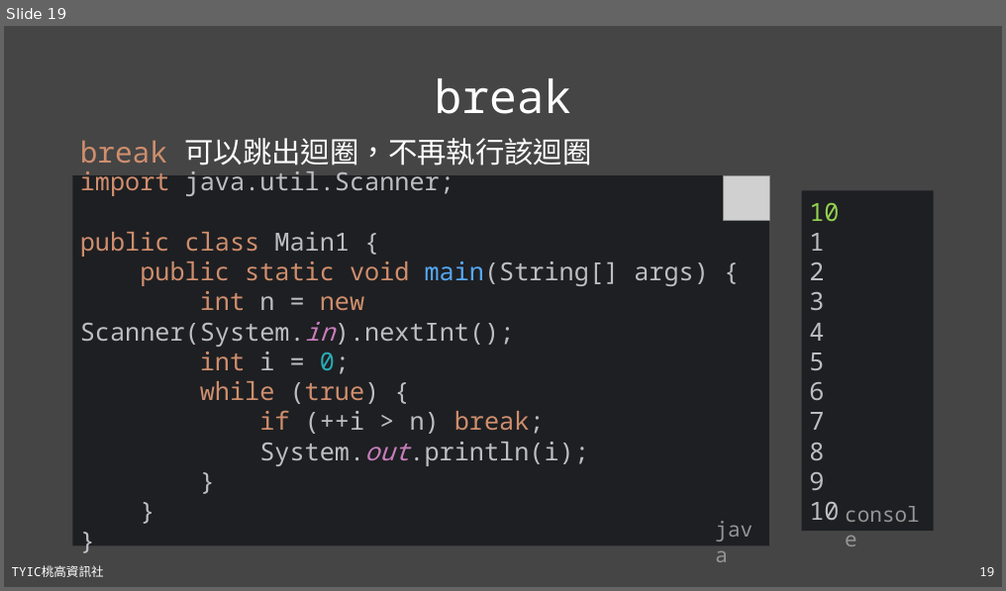
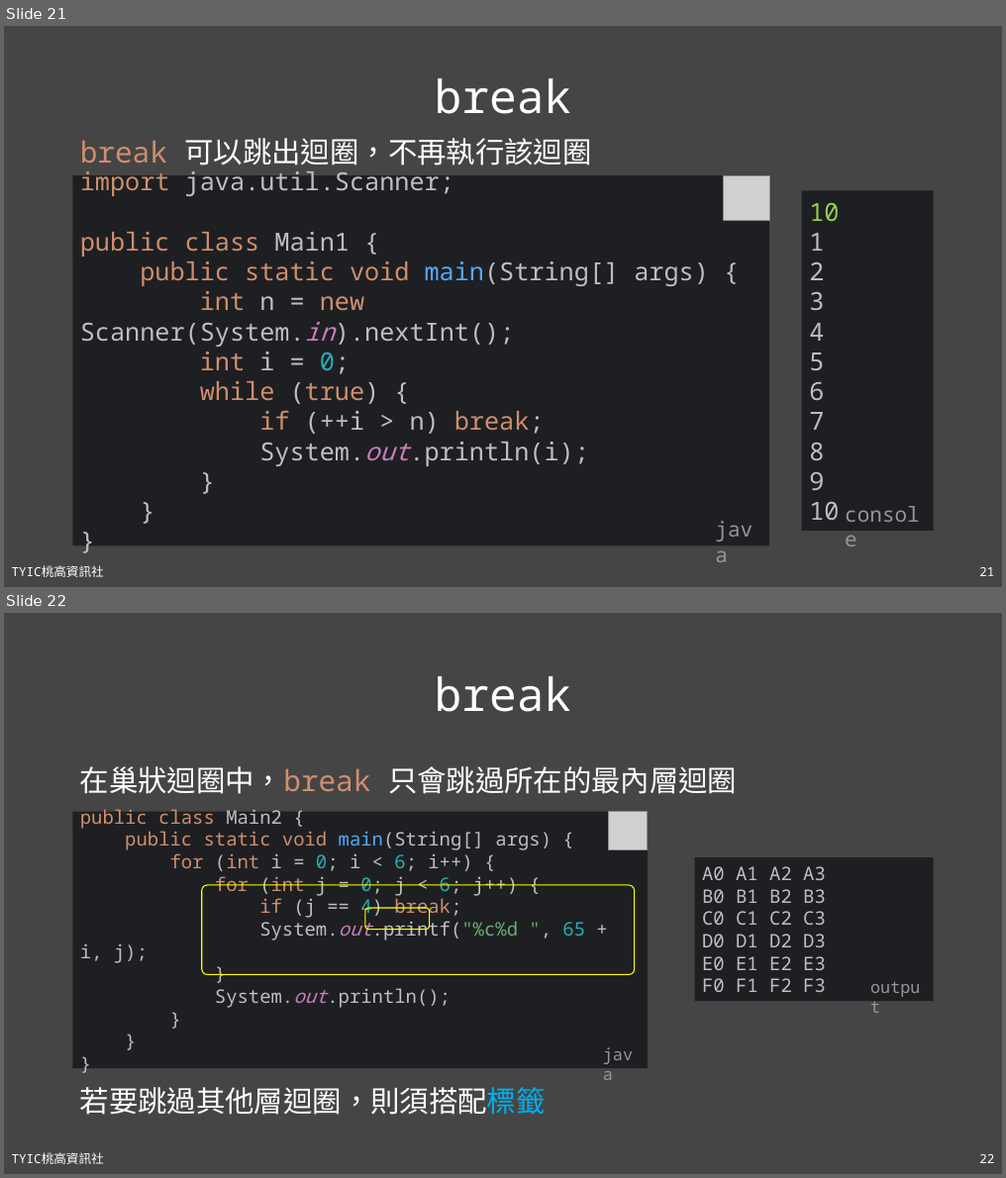
Before and after one commit to TYSHIC/slides, a slide deck: powerpoint/06_流程控制.pptx. Shown one above the other, each under a label of ours: slide 19 before the commit, slides 21 and 22 after it. The pictures are 1006x591 and 1006x1178 pixels, drawn with LibreOffice and Linux fonts; fonts in the diff are those of the drawing; grey boxes stand for pictures. Boxes give left, top, right and bottom in pixels: in the first picture for what was removed or moved away, otherwise in the second. Text is boxed around its words. In the diff, an @@ line names an element or a change of style, - is before the commit and + after.

Commit message:
06_break

```diff
--- a/powerpoint/06_流程控制.pptx
+++ b/powerpoint/06_流程控制.pptx
@@ slide 22 added at box(4, 613, 1002, 1174), background #454545; not listed: 2 template elements that a slide beside it also shows @@
@@ title added at box(435, 676, 572, 712), 44 pt, text #FFFFFF @@
+break
@@ text added at box(80, 766, 737, 794), 28 pt, text #FFFFFF @@
+在巢狀迴圈中，break 只會跳過所在的最內層迴圈
@@ rectangle added at box(73, 811, 648, 1068), fill #1E1F22, 18 pt, text #BCBEC4 @@
+public class Main2 {
+public static void main(String[] args) {
+for (int i = 0; i < 6; i++) {
+for (int j = 0; j < 6; j++) {
+if (j == 4) break;
+System.out.printf("%c%d ", 65 + i, j);
+}
+System.out.println();
+}
+}
+}
@@ picture added at box(608, 811, 648, 850) @@
@@ rectangle added at box(695, 858, 934, 1001), fill #1E1F22, 18 pt, text #BCBEC4 @@
+A0 A1 A2 A3
+B0 B1 B2 B3
+C0 C1 C2 C3
+D0 D1 D2 D3
+E0 E1 E2 E3
+F0 F1 F2 F3
@@ rounded rectangle added at box(202, 885, 635, 975), outline #FFFF00 1 pt @@
@@ rounded rectangle added at box(365, 908, 430, 930), outline #FFFF00 1 pt @@
@@ text added at box(863, 973, 934, 1001), 16 pt, text #969696 @@
+output
@@ text added at box(595, 1042, 648, 1069), 16 pt, text #969696 @@
+java
@@ text added at box(80, 1087, 546, 1115), 28 pt, text #FFFFFF @@
+若要跳過其他層迴圈，則須搭配標籤
@@ what was slide 19 is now slide 21 @@
@@ page number at box(979, 568, 994, 576): text changed @@
-19
+21
```
Also in this commit, not shown: 5 slides changed, 4 other slides added, 3 other files.
